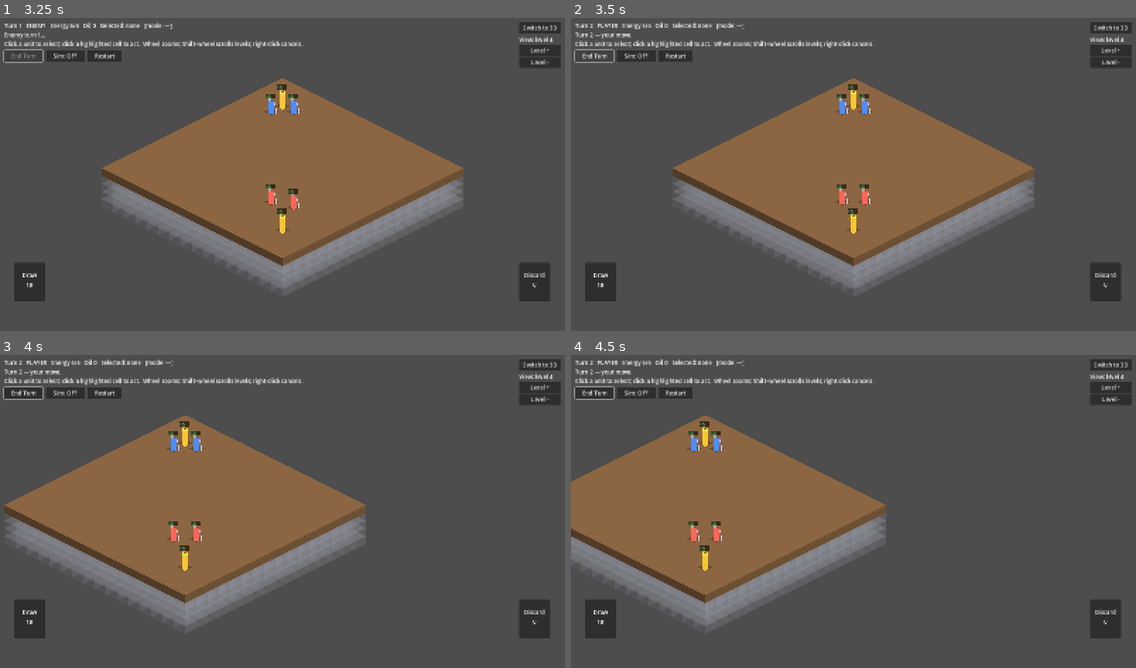
Above: before the commit, frames 1-4 (two rows, left to right).
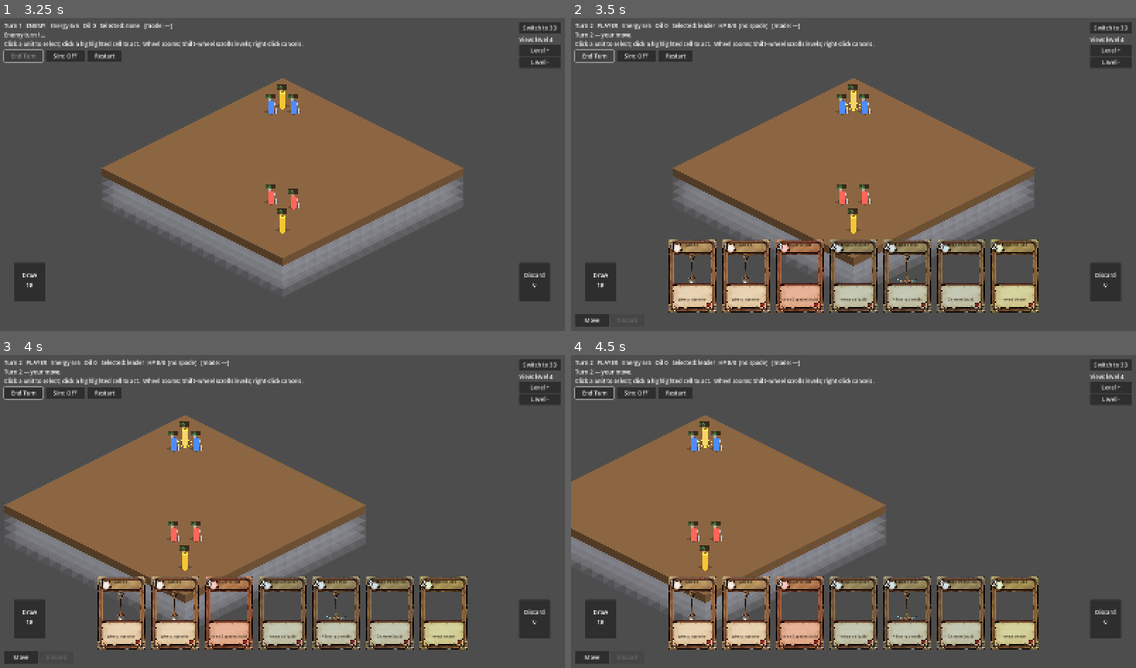
Above: after the commit, the same moments.

Repository: lgtmann/ASAS
Game: Godot game, scene res://scenes/main.tscn
Same seed, same stepped clock (60 frames per second), same inputs: the game is played once before the commit and once after it.
Inputs (mouse positions are in pixels of both pictures, inside the frame that each line leads up to):
- Up to frame 1 (3.25 s): click "Restart" at 0.5 s; click "Restart" at 1.25 s; click "Restart" at 2 s; click "End Turn" at 2.75 s
- Up to frame 2 (3.5 s): no input
- Up to frame 3 (4 s): tap A at 3.5 s; move the mouse to (406, 498) at 3.52 s; hold D from 3.53 s (still down); click (406, 498) at 3.67 s
- Up to frame 4 (4.5 s): release D at 4.25 s; tap A at 4.25 s; drag from (740, 530) to (825, 577) at 4.27 s

Frame 1 is identical in both runs. In frame 2, 10% of the frame differs, in the area x 0-83%, y 1-99%; in frame 3, 10%; in frame 4, 10%.

Commit message:
Two-step dig (pick source + raise dest) + refocus leader on End Turn

Diff:
--- a/scripts/game_state.gd
+++ b/scripts/game_state.gd
@@ -894,6 +894,71 @@
 		return null
 	return cands[randi() % cands.size()]
 
+# Cells the player can pick to *deposit* the dug-out dirt: empty standable
+# cells adjacent to either the dig source or the operator's current position
+# (so the choice covers the natural reshape area).
+func dig_raise_targets(u, source: Vector3i) -> Array:
+	if u == null:
+		return []
+	var out: Array = []
+	for d in CARDINAL_6:
+		var p: Vector3i = source + d
+		if p == u.grid:
+			continue
+		if world.is_standable(p) and unit_at(p) == null:
+			out.append(p)
+	for d in CARDINAL_6:
+		var p: Vector3i = u.grid + d
+		if p == source:
+			continue
+		if world.is_standable(p) and unit_at(p) == null:
+			if not out.has(p):
+				out.append(p)
+	return out
+
+# Two-step atomic dig: clear `source`, raise `dest` to EARTH. Mirrors dig_at's
+# treasure / descent / strength behaviour but with a player-chosen deposit
+# instead of the random auto-pick.
+func dig_and_raise(u, source: Vector3i, dest: Vector3i) -> bool:
+	if u == null or u.spade == null:
+		notice.emit("No spade to dig with.")
+		return false
+	if not world.is_solid(source):
+		notice.emit("Source isn't a solid tile.")
+		return false
+	if not (world.is_standable(dest) and unit_at(dest) == null):
+		notice.emit("Destination isn't a valid raise target.")
+		return false
+	if not _consume_action(u):
+		return false
+	var rewards: Array = []
+	var depth: int = u.spade.dig_depth + (1 if u.strength else 0)
+	var dig_from: Vector3i = u.grid
+	if source == u.grid + DOWN:
+		for i in depth:
+			var below: Vector3i = u.grid + DOWN
+			if not world.is_solid(below):
+				break
+			var mat: int = world.dig_cell(below)
+			var label: String = _treasure_reward(mat)
+			if label != "":
+				rewards.append(label)
+			u.grid = below
+	else:
+		var mat: int = world.dig_cell(source)
+		var label: String = _treasure_reward(mat)
+		if label != "":
+			rewards.append(label)
+	world.set_material(dest, VoxelWorld.Mat.EARTH)
+	if not rewards.is_empty():
+		notice.emit("Dug — " + ", ".join(rewards))
+	else:
+		notice.emit("Dirt moved to %d, %d, %d." % [dest.x, dest.y, dest.z])
+	if u.grid != dig_from:
+		unit_animated_move.emit(u, dig_from, u.grid)
+	_emit_changed()
+	return true
+
 # Back-compat shim for the 3D scene's hotkey-driven dig.
 func dig(u) -> void:
 	if u == null:
--- a/scripts/iso_view.gd
+++ b/scripts/iso_view.gd
@@ -13,6 +13,7 @@
 const MODE_COLORS := {
 	"move": Color(0.40, 1.00, 0.50),
 	"dig": Color(1.00, 0.60, 0.15),
+	"dig_raise": Color(0.78, 0.55, 0.30),     # earth-brown — "dump dirt here"
 	"swing": Color(1.00, 0.40, 0.30),
 	"throw": Color(0.35, 0.85, 1.00),
 	"place_operator": Color(0.55, 0.90, 1.00),
@@ -54,6 +55,9 @@
 var mode: String = ""
 var targets: Array = []
 var pending_card = null            # card that's mid-placement (Operator)
+# Two-step dig source: the solid cell the player picked first. Cleared once
+# the raise destination is picked (or the action is cancelled).
+var _dig_source: Vector3i = Vector3i(-9999, -9999, -9999)
 
 # Cosmetic in-flight spade projectiles. Each: {from, to, t, dur, boomerang}.
 # A one-way throw runs t in [0, 1]; a boomerang runs t in [0, 2] (out then back).
@@ -544,6 +548,12 @@
 		selected_cards.clear()
 		_on_changed()
 		return
+	# Mid-dig (source picked, waiting on raise): drop back to dig source pick.
+	if mode == "dig_raise":
+		_dig_source = Vector3i(-9999, -9999, -9999)
+		mode = "move"
+		_on_changed()
+		return
 	if pending_card != null:
 		pending_card = null
 		mode = "move"
@@ -610,9 +620,26 @@
 	var u = gs.selected
 	if u == null:
 		return
+	# Two-step dig has its own dispatch.
+	if mode == "dig":
+		_dig_source = cell
+		mode = "dig_raise"
+		_on_changed()
+		if targets.is_empty():
+			gs.notice.emit("No raise destination near that tile — pick a different source.")
+			_dig_source = Vector3i(-9999, -9999, -9999)
+			mode = "dig"
+			_on_changed()
+		else:
+			gs.notice.emit("Pick where the dirt should pile up.")
+		return
+	if mode == "dig_raise":
+		gs.dig_and_raise(u, _dig_source, cell)
+		_dig_source = Vector3i(-9999, -9999, -9999)
+		mode = "move"
+		return
 	match mode:
 		"move": gs.move_to(u, cell)
-		"dig": gs.dig_at(u, cell)
 		"swing": gs.swing_at(u, cell)
 		"throw": gs.throw_at(u, cell)
 
@@ -636,6 +663,7 @@
 	match mode:
 		"move": return gs.move_targets(u)
 		"dig": return gs.dig_targets(u)
+		"dig_raise": return gs.dig_raise_targets(u, _dig_source)
 		"swing": return gs.swing_targets(u)
 		"throw": return gs.throw_targets(u)
 	return []
@@ -783,12 +811,18 @@
 		_kick_ai()
 
 # Turn-started → if the active team is AI-controlled (enemy, or sim mode),
-# autopilot it. Otherwise hand control to the player.
+# autopilot it. Otherwise hand control to the player and auto-select the
+# leader so the camera + hand reset to base each turn.
 func _on_turn_started(team: int) -> void:
 	if gs.is_over:
 		return
 	if team == GameState.TEAM_ENEMY or gs.sim_mode:
 		_kick_ai()
+		return
+	if team == GameState.TEAM_PLAYER:
+		var leader = _player_leader()
+		if leader != null:
+			gs.select(leader)        # _on_changed will re-focus view_level
 
 func _kick_ai() -> void:
 	if _ai_running or gs.is_over:
